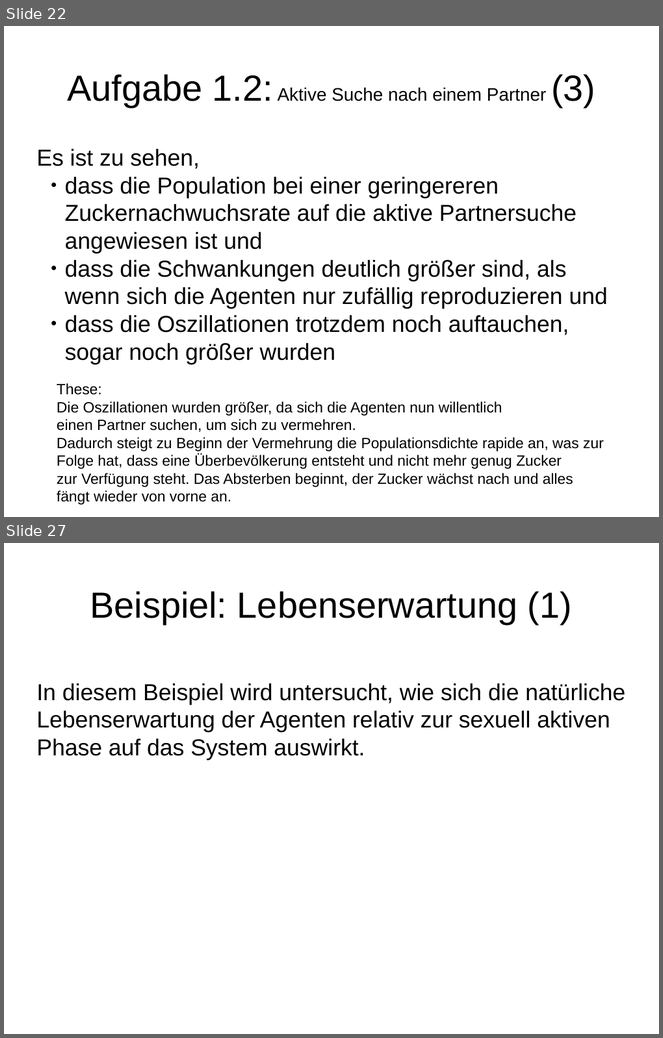
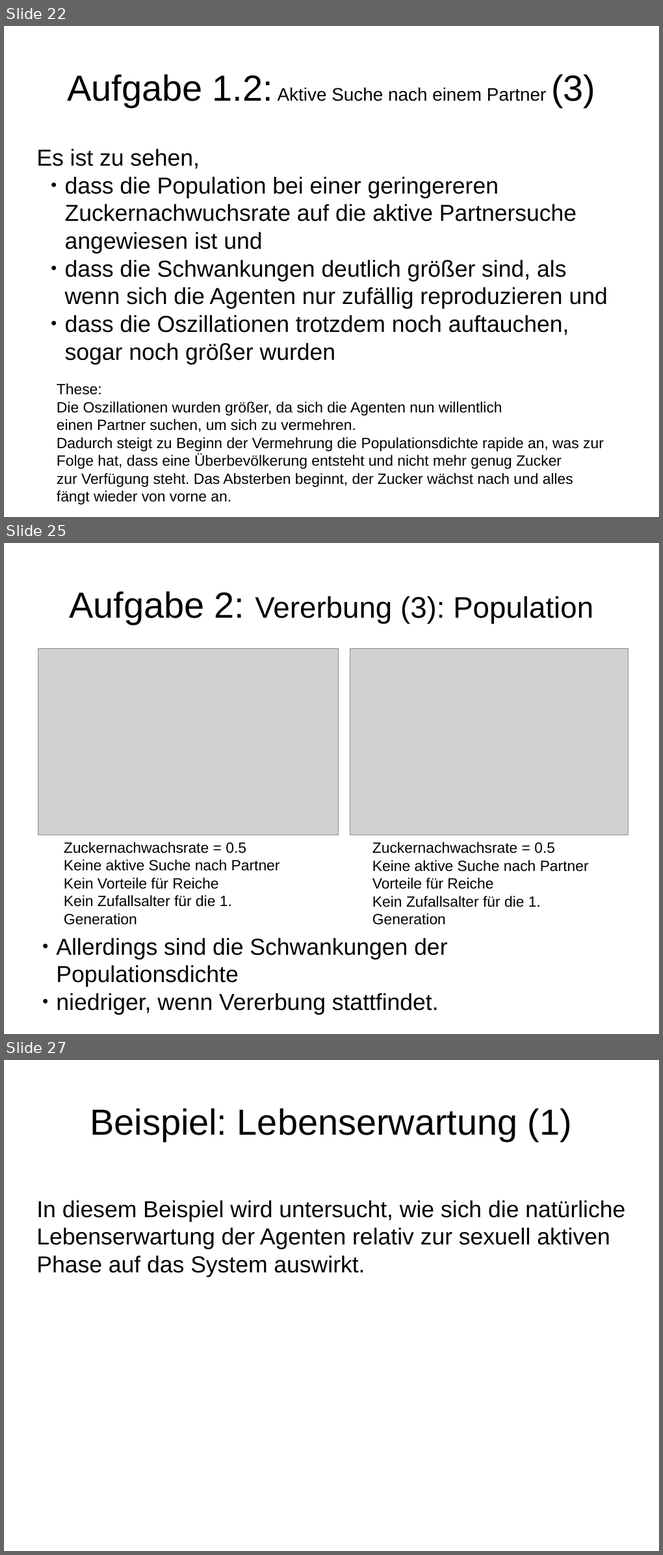
Before and after one commit to wsmirnow/Sugarscape, a slide deck: Presentation/Presentation.odp. Shown one above the other, each under a label of ours: slides 22 and 27 before the commit, slides 22, 25 and 27 after it; the slides between them are not shown. The pictures are 663x1038 and 663x1555 pixels, drawn with LibreOffice and Linux fonts; fonts in the diff are those of the drawing; grey boxes stand for pictures. Boxes give left, top, right and bottom in pixels: in the first picture for what was removed or moved away, otherwise in the second. Text is boxed around its words. In the diff, an @@ line names an element or a change of style, - is before the commit and + after.

```diff
--- a/Presentation/Presentation.odp
+++ b/Presentation/Presentation.odp
@@ slide 25 added at (4, 543, 659, 1034), background #FFFFFF @@
@@ title added at (69, 591, 594, 624), 36 pt, text #000000 @@
+Aufgabe 2: Vererbung (3): Population
@@ picture added at (38, 648, 339, 835) @@
@@ picture added at (350, 648, 628, 835) @@
@@ text added at (64, 842, 280, 925), 18 pt, text #000000 @@
+Zuckernachwachsrate = 0.5
+Keine aktive Suche nach Partner
+Kein Vorteile für Reiche
+Kein Zufallsalter für die 1. Generation
@@ text added at (373, 842, 589, 925), 18 pt, text #000000 @@
+Zuckernachwachsrate = 0.5
+Keine aktive Suche nach Partner
+Vorteile für Reiche
+Kein Zufallsalter für die 1. Generation
@@ text added at (56, 938, 447, 1015), 28 pt, text #000000 @@
+● Allerdings sind die Schwankungen der Populationsdichte
+● niedriger, wenn Vererbung stattfindet.
```
Also in this commit, not shown: 8 slides changed, 1 slide removed, 7 other files.
